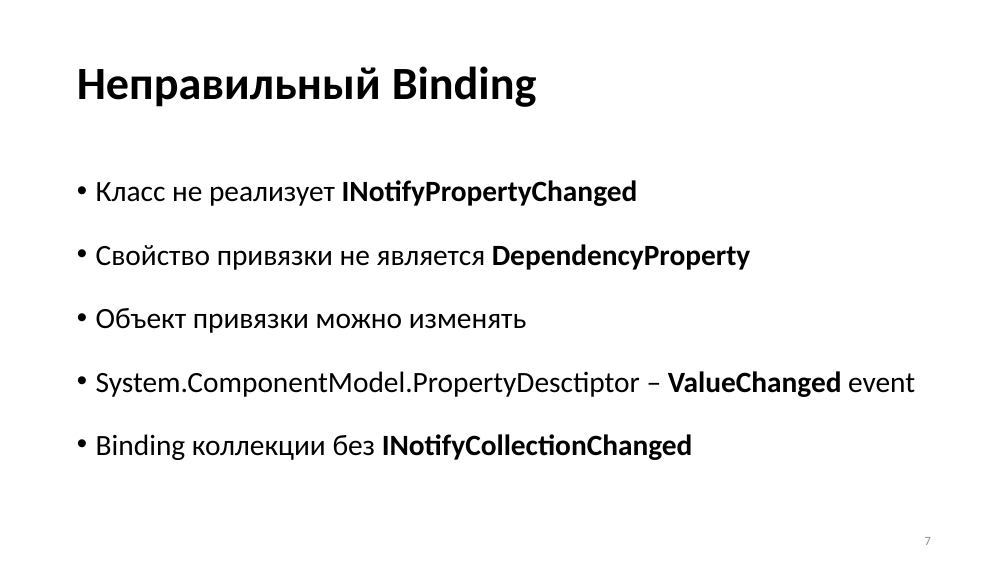
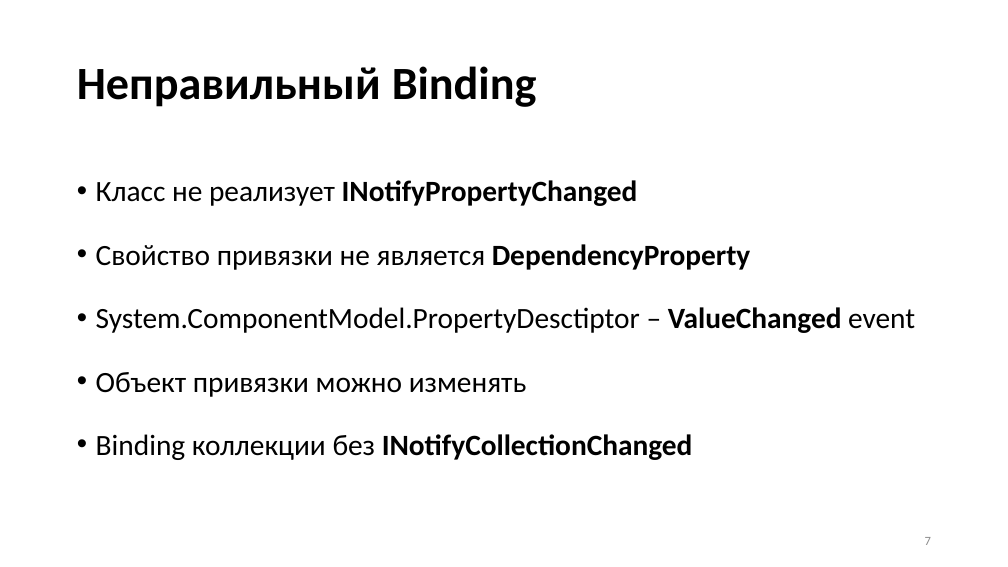
Before and after one commit to Talrandel/MemoryLeak, a slide deck: slide 7 of Утечки памяти.pptx. Drawn at 1008x567 pixels with LibreOffice and Linux fonts; fonts in the diff are those of the drawing. Boxes give left, top, right and bottom in pixels: in the first picture for what was removed or moved away, otherwise in the second. Text is boxed around its words. In the diff, an @@ line names an element or a change of style, - is before the commit and + after.

```diff
--- a/Утечки памяти.pptx
+++ b/Утечки памяти.pptx
@@ text at bbox=[96, 307, 915, 333]: paragraph added @@
+• System.ComponentModel.PropertyDesctiptor – ValueChanged event
@@ text at bbox=[96, 371, 915, 397]: paragraph removed @@
-• System.ComponentModel.PropertyDesctiptor – ValueChanged event
```
Also in this commit, not shown: 12 other slides changed, 2 slides added, 16 other files.
